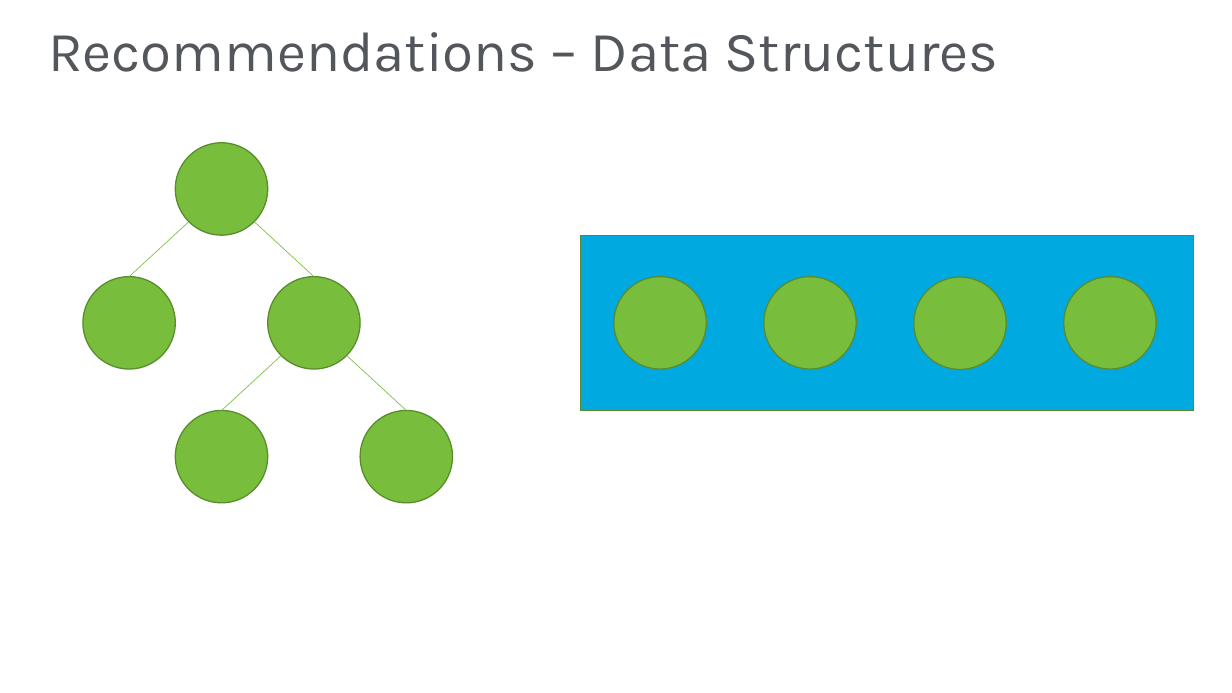
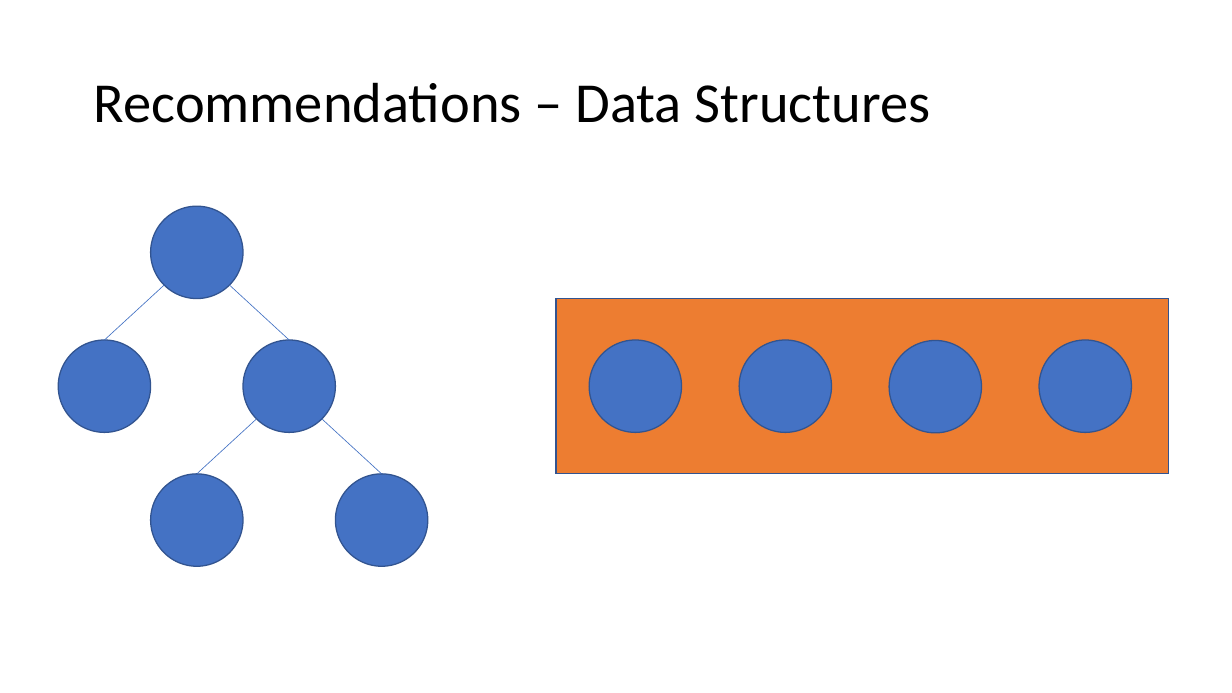
Before and after one commit to JasonBock/Presentations, a slide deck: slide 48 of Concurrent Programming in .NET.pptx. Drawn at 1232x693 pixels with LibreOffice and Linux fonts; fonts in the diff are those of the drawing; background and template pictures are left out. Boxes give left, top, right and bottom in pixels: in the first picture for what was removed or moved away, otherwise in the second. Text is boxed around its words. In the diff, an @@ line names an element or a change of style, - is before the commit and + after.

```diff
--- a/Concurrent Programming in .NET.pptx
+++ b/Concurrent Programming in .NET.pptx
@@ title "Recommendations – Data Structures": place and size @@
-title "Recommendations – Data Structures" at box(48, 32, 998, 72)
+title "Recommendations – Data Structures" at box(94, 82, 931, 123)
@@ title "Recommendations – Data Structures" at box(94, 82, 931, 123): font Karla to Calibri, text colour #53565A to #000000 @@
@@ line removed from (254, 222) to (314, 276) @@
@@ 9 ellipses, 2 lines, 1 rectangle: place and size @@
-9 ellipses, 2 lines, 1 rectangle at box(83, 143, 1193, 503)
+9 ellipses, 2 lines, 1 rectangle at box(58, 206, 1169, 567)
@@ line (165, 286) - (104, 340): stroke #78BE3C 0.5 pt to #4472C4 0.5 pt @@
@@ line moved from (281, 356) - (222, 410) to (229, 286) - (289, 340) @@
@@ line (229, 286) - (289, 340): stroke #78BE3C 0.5 pt to #4472C4 0.5 pt @@
@@ rectangle at box(556, 299, 1169, 474): fill #00A9E0 to #ED7D31; outline #598D2C 1 pt to #325491 1 pt @@
@@ fill #78BE3C to #4472C4; outline #598D2C 1 pt to #325491 1 pt in 9 elements at box(151, 206, 243, 299), box(590, 340, 682, 433), box(1040, 340, 1132, 433), box(151, 474, 243, 567), box(58, 340, 151, 433), box(243, 340, 335, 433), box(335, 474, 428, 567), box(739, 340, 832, 433), box(889, 341, 982, 433) @@
@@ line added from (257, 419) to (197, 474), #4472C4 0.5 pt @@
@@ line (322, 419) - (382, 474): stroke #78BE3C 0.5 pt to #4472C4 0.5 pt @@
```
Also in this commit, not shown: 51 other slides changed, 3 slides added, 4 slides removed.
